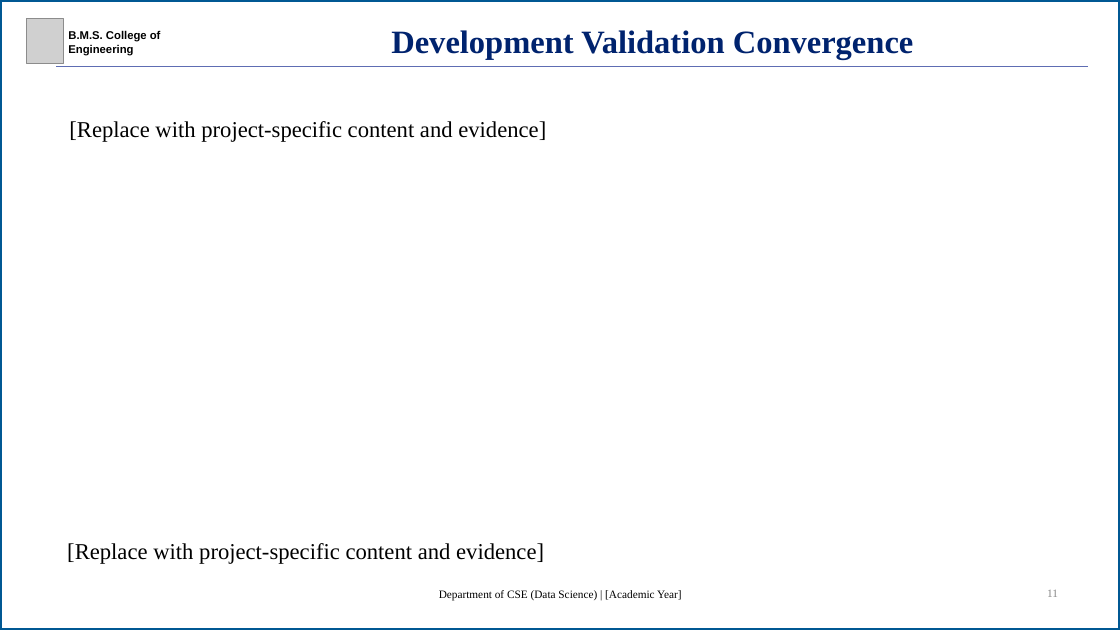
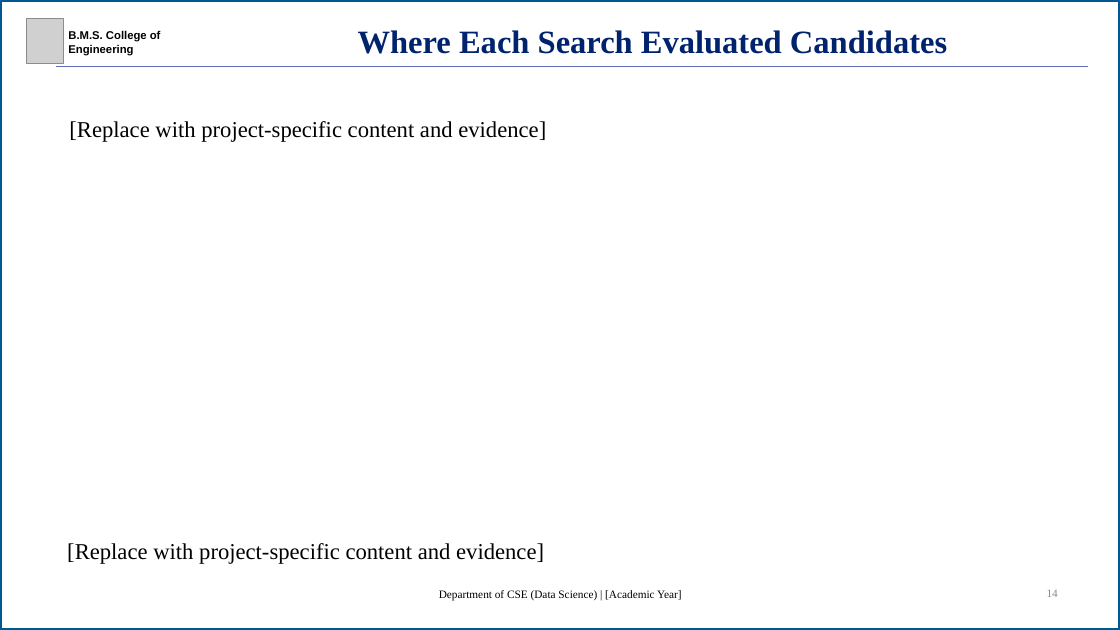
Before and after one commit to R-V-Abhishek/concrete-strength-de-svr, a slide deck: slide 14 of presentation/bmsce-presentation-template.pptx (slide 11 before the commit). Drawn at 1120x630 pixels with LibreOffice and Linux fonts; fonts in the diff are those of the drawing; grey boxes stand for pictures. Boxes give left, top, right and bottom in pixels: in the first picture for what was removed or moved away, otherwise in the second. Text is boxed around its words. In the diff, an @@ line names an element or a change of style, - is before the commit and + after.

```diff
--- a/presentation/bmsce-presentation-template.pptx
+++ b/presentation/bmsce-presentation-template.pptx
@@ text at bbox=[358, 30, 947, 54]: text changed @@
-Development Validation Convergence
+Where Each Search Evaluated Candidates
@@ text at bbox=[1047, 590, 1058, 597]: text changed @@
-11
+14
```
Also in this commit, not shown: 10 other slides changed, 6 slides added, 28 other files.
